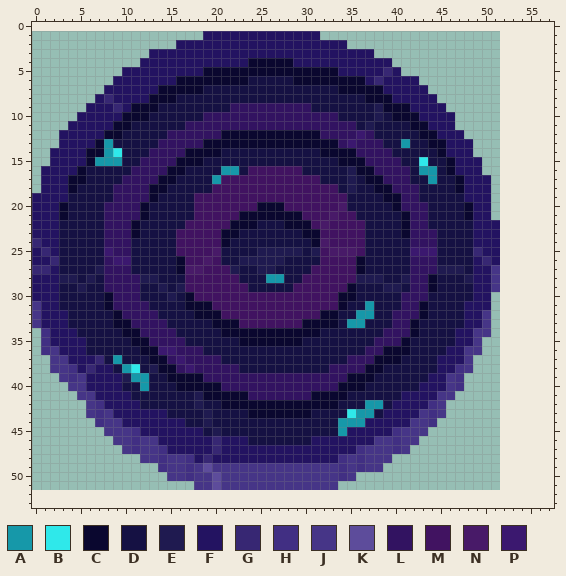
One commit to this pixel-art sprite: Assets/Textures/UI/0HP.png. That is the earlier state.
The file is 52x51 pixels. Colours within 5 levels of each other are drawn and written as one. The old version is drawn lined up with the new one, on the new canvas.
Palette (. is transparent): A #1698a9  B #2fe8ea  C #0a072f  D #151143  E #1f1a50  F #231361  G #372773  H #412f83  J #463587  K #5d4c9b  L #321361  M #411361  N #481a68  P #3b186f
Pixels before (only the part around the change), first column x 0:
 0 ..........................................................
 1 ...................FFFFFFFFFFFFF..........................
 2 ................FFFFFFFFFFFFFFFFFFF.......................
 3 .............FFFFFFFFFFFFFFFFFFFFFFFFF....................
 4 ............FFFFFFFFFFFFCCCCCFFFFFFFFFFF..................
 5 ..........FFFFFFFFFCCCCCCCCCCCCCCCFFFFFGF.................
 6 .........FFFFFFFCCCCCCCCDDDDDCCCCCCCCFGFFFF...............
 7 ........FFFFFFCCCCCDDDDDDDDDDDDDDDCCCCCFFFFF..............
 8 .......FGFFFFCCCDDDDDDDDDDDDDDDDDDDDDCCCFFFFF.............
 9 ......FFFGFCCCDDDDDDDDLLLLLLLLLDDDDDDDECCCFFFF............
10 .....FFFFFCCCDDDDDDLLLLLLLLLLLLLLLDDDDEDCCCFFFF...........
11 ....FFFFFCCDDDDDDLLLLLLLLLLLLLLLLLLLDEDDDDCCFFF...........
12 ...FFFFFCCDDDDDLLLLLLCCCCCCCCCCCLLLLPLDDDDDCCFFF..........
13 ...FFFFCADDDDDLLLLLCCCCCCCCCCCCCCCLPLLLDDADDCCFFF.........
14 ..FFFFCCABDDDLLLLCCCCDDDDDDDDDDDCCCCLLLLDDDDDCFFF.........
15 ..FFFFCAAADDLLLLCCCDDDDDDDDDDDDDDDCCCLLLLDDBDDCFFF........
16 .FFFFCDDDDDLLLLCCDDDDAADMMMMMMDDDDDECCLLLLDAADCFFF........
17 .FFFCCDDDDLLLLCCDDDDAMMMMMMMMMMMDDDEDCCLLLDDADDCFFF.......
18 .FFFCDDDDLLLLCCDDDDDMMMMMMMMMMMMMMDEDDCCLLLDDDDCFFF.......
19 FFFFDDDDDLLLLCDDDDMMMMMMMMMMMMMMMMMDDDDCCLLDDDDDFFF.......
20 FFFCDDDDLLLLCDDDDDMMMMMMMCCCMMMMMMNDDDDDCLLLDDDDCFF.......
21 FFFCDDDDLLLLCDDDDDMMMMMCCCCCCCMMMNMMDDDDDCLLDDDDCFF.......
22 FFFDDDDDLLLCDDDDDMMMMMCCCDDDCCCMNMMMMDDDDCLLDDDDDFFF......
23 FFFDDDDDLLLCDDDDMMMMMCCDDDDDDDCCMMMMMDDDDCLLLDDDDFFF......
24 GFFDDDDDLLLDDDDDMMMMMCDDDDDDDDDCNMMMMDDDDDLLLDDDDFFF......
25 FGFDDDDDPLLDDDDDMMMMNDDDDEEEEEDEMNNNMDDDDDPPPDDDDGFF......
26 FFGDDDDDLPPDDDDDCMMNMDDEEEEEDDDDMMMMCDDDDDLLLDDDDFGF......
27 GGFDDDDELLLDDDDDCNNMMMEDDEEDDDDMMMMMCDDDDDLLLEEEDFFJ......
28 FFFEEDEDLLLLEEDDDMMMMMMDDDAADDMMMMMMEEEDDELLCDDDEFFJ......
29 FFFDDEDDLLLLDDEDEMMMMMMMDDDDDMMMMMMCDDDEEDLLCDDDDFFJ......
30 FFFDDDDDCLLLDDDEDCMMMMMMMMMMMMMMMMCCDDDDDLLLDDDDDFF.......
31 JFFDDDDDCLLLLDDDDCCCMMMMMMMMMMMMMMCDDADDDLLCDDDDFFF.......
32 JFFFDDDDDCLLLLDDDDCCCMMMMMMMMMMMCCDDAADDLLLCDDDDFFJ.......
33 JFFFDDDDDCCLLLLDDDDDCCCMMMMMMMCCCCDAADDDLLCDDDDDFFJ.......
34 .HFFFDDDDDCCLLLLDDDDDCCCCCCCCCCCDDDDDDDLLLCDDDDFFJJ.......
35 .HFFFFDDDDDCCLLLLDDDDDDCCCCCCCDDDDDDDDLLLCDDDDDFFJ........
36 .HJFFFDDDDDDCCPPLLLDDDDDDDDDDDDDDDDDDLLCCCDDDDFFJJ........
37 ..JJFFFGDADDDCCLPLLLLDDDDDDDDDDDDDDLLLCCCDDDDFFFJ.........
38 ..JJHFGFFDABDECCLPLLLLLDDDDDDDDDDLLLLCCDDDDDDFFHJ.........
39 ...JHJFFFFEAADDCCCCLLLLLLLLLLLLLLLLCCCDDDDDDFFJH..........
40 ....JJFFFFDDADDDCCCCCLLLLLLLLLLLLLCCCDDDDDDFFFJH..........
41 .....JJFFFFDDDDDDDECCCCCLLLLLLLCCCCDDDDDDFFFFJJ...........
42 ......JHFFFFDDDDDDEDDCCCCCCCCCCCCCDDDAADFFFFHJ............
43 ......JHJFFFFFFDDDDEDDDDCCCCCCCDDDDBAADFFFFJHJ............
44 .......HJJFFFFFFFDDEDDDDDDDDDDDDDDAAAFFFFFJJH.............
45 ........JJJHFFFFFFFDEDDDDDDDDDDDDDAFFFFFHJJJ..............
46 .........JJHJJFFFFFFGFFFDDDDDDDFFFFFFFJJHJJ...............
47 ..........JHJJHFFFFFGFFFFFFFFFFFFFFFHJJJHJ................
48 ............JJHJJHFGFFFFFFFFFFFFFFHJHJJJ..................
49 ..............HJJHJKJJJJJJJJJJJJJJHJHJJ...................
50 ...............JJHJJKJJJJJJJJJJJJJHJ......................
51 ..................JJKJJJJJJJJJJJJJ........................
52 ..........................................................
53 ..........................................................
The result:
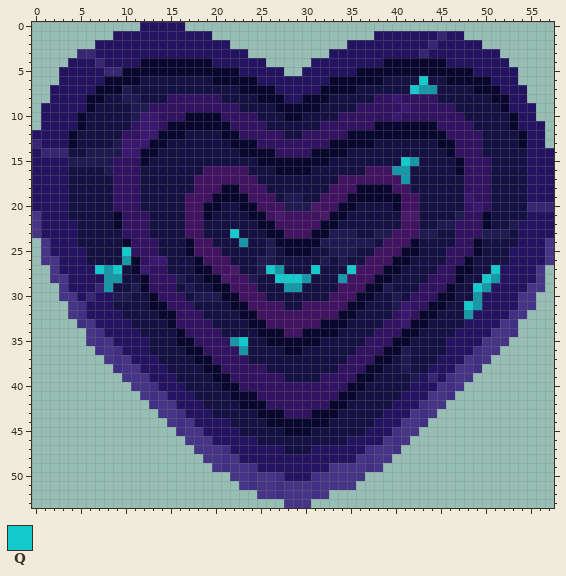
Colours new in this view: Q #14cacd
Changes in this commit:
canvas 52x51 -> 58x54, the old top-left corner now at 0,1
Changed rows in their new state; - is an unchanged pixel.
first column x 0:
 0 ------------FFFFF-----------------------------------------
 1 ---------FFFFFFFFFF-............------FFFFFFFGFF----------
 2 -------FFFFFFFFF------.............FFFFFFFFFGFFFFF--------
 3 -----GGFFFFFF-----------.........-----FFFFFGFFFFFFFF------
 4 ----FFFGFFFFCCCCCCCC----FF.....--------CCCCCCCFFFFFFF-----
 5 ---FFFFFGGCCCCCCCCC----FFFFF..FFFF--CCCCCCCCCCCCCFFFFF----
 6 ---FFFFFCCCCDDDDDDDD----CFFFFFFFF----CCDDDDQDDCCCCCFFF----
 7 --FFFFFCCCEDDDDDDDD----CCCCFFFFFCC--DDDDDDQAADDDDCCCFFF---
 8 --FFFFCCDDEEDDDLLLLLL----CCCFFCCC----DLLPLLLLDDDDDDCCFF---
 9 -FFFFFCDDDDEELLLLLLLLL-DDDDCCCCC----LLLLLPLLLLLDDDDDCFFF--
10 -FFFFCDDDDDEPPLLLCCCC----DDDCCDDDDLLLLLLPLLLLLLLDDDDDCFF--
11 -FFF-CDDDDDLPPLCCCCCCC----DDDDDD----LLCCCC--CLLLLDDDDCFFF-
12 FFF-CDDDDDLLPPCCCDDDD--LLLLLDDLL---CCCCCCCC--CLLLLDDDDCFF-
13 GFF-CDDDDEPPPCCDDDDDDD---LLLLLLLL-CCCCD--D--D-CLLLDDDDCFF-
14 FGGGDDEEEEPPCCDDDDDDD--CCCCLLLLC---DDDDD-----DCLLLDDDDDFFF
15 FF--EEEEELLLCDDDDDD------CCCCCCCC-DDDDDDDQAD--DCLLLDDDDFFF
16 F---DD--ELL-DDDDD--MMMMMDDDCCCC----DDMMMAA-DD-DCLLLDDDDFFF
17 F---DD---L--DDDD--MMM----DDDDDDD--MMMMMMMA--D--DLLLDDDDFFF
18 F---D-------DDD---MM-CC---DDDDDDD-MMCC--MMD----DLLLDDDDFFF
19 ------------DD---M--CCCC---DEEDD---CCCC--MM-----PLLDDDDFFF
20 ---F----D---D----M-CCDDCCMMMEEEN--CC-----MMD----LPLDDDDGGG
21 J--F----DC--L----M-CDDDD--MNMM--NCCD-----NND---ELLCDDDDFFF
22 J--FF---DC-LL------DDDDDDCCMMMM-CCDDD----MMD-EELLLCDDEFFFF
23 J--FF---DD-LL---D--DDDQ---CCMMM-CEEED-EEMMMEE--LLLEEEDFFFF
24 .J-FF---DDCLLL--DC--DD-A--ECCCC-EEEEEE-MMMCDD--LLCDDDDFFFJ
25 .J-FFF--DDQLLL--DC--M----D-DCCCDDEEED-MMMCCDD-LLLCDDDFFFFJ
26 .JJFFF--DDACLPP-DDCM-M-DD--D----EDEDDMMMCCDDD-LLCDDDDFFFFJ
27 ..JFFFFQAQDCPLL-DDCC--N---QA---QDDDQMMMCC-DDDLLCCDDQFFFFJ-
28 ..JJFFFFAADDCLLLEDDCCN-ME-DQQQADDDA-MMCC-DDDLLLCDDQAFFFFJ-
29 ...JFFFGADDECLLLDEDDCC--M---AADDDD-MMCC-D-D-LLC--QAFFFFJJ-
30 ...JJFGFFEED-CLLLDEEECC---DDDDDDD-MMCC--ED--LCC--A-FFFJJ--
31 ....JHFFFDDDDCCLLLDDDDCC----DD----MCCD--EP-LCC--QA-FFFJJ--
32 ....JHFFFFDDDDCCLLLDDDDCC-------MMCCDD---P--C---A-FFFHJ---
33 .....HJFFFFDDDDCLLLLDDDDCC----MM--CDD--L-P-C------FFJH----
34 -.....JHFFFFDDDDCLLLLDDDD---MM--CC----L--C-------FFJJH----
35 -.....JHJFFFFDDDCCLLLLAQDD----CC-----L--C-----F--FJJJ-----
36 -......HJHFFFDDDDCCLLLLA----CC------L----E------FHJJ------
37 --......JHJFFFDDDDCC-LLL----------------DE-------HJ-------
38 --.......HJJFFFDDDDCC--LLL-------D-------E--F--J-H--------
39 ---.......JJJFFFDDDDCC------DDDD---L------EFG-HJJ---------
40 ----.......JJHFFFDDDDCC-----------L-------F--JHJ----------
41 -----.......JHJFFFDDDD--C------LLL-C--------J-H-----------
42 ------.......HJJFFF--DD---LLLLLLL-C--DD----HJ-------------
43 ------........JJHFFF----D---LLLCCC-DDD----JHJ.------------
44 -------........JHJFFFF----CCCCCCC-DDDD---J-H.-------------
45 --------........HJJFFFF-----CCC---DDD------.--------------
46 ---------........JJJF---F------DDDD---F---.---------------
47 ----------........JJJH------DDD-----FH---.----------------
48 ------------.......JJHJ-----------FFJH--------------------
49 --------------......-H--HFFFFFFFF-J-JH--------------------
50 ---------------.......--H--HFFFH--J-J---------------------
51 ------------------.....-H--H---H--JJ----------------------
52 -------------------------JJHJJJHJ-------------------------
53 ----------------------------JJJ---------------------------
Pixel boxes of the changes (left, top, right, bottom) in both pictures:
changed: (32, 22, 554, 508)
